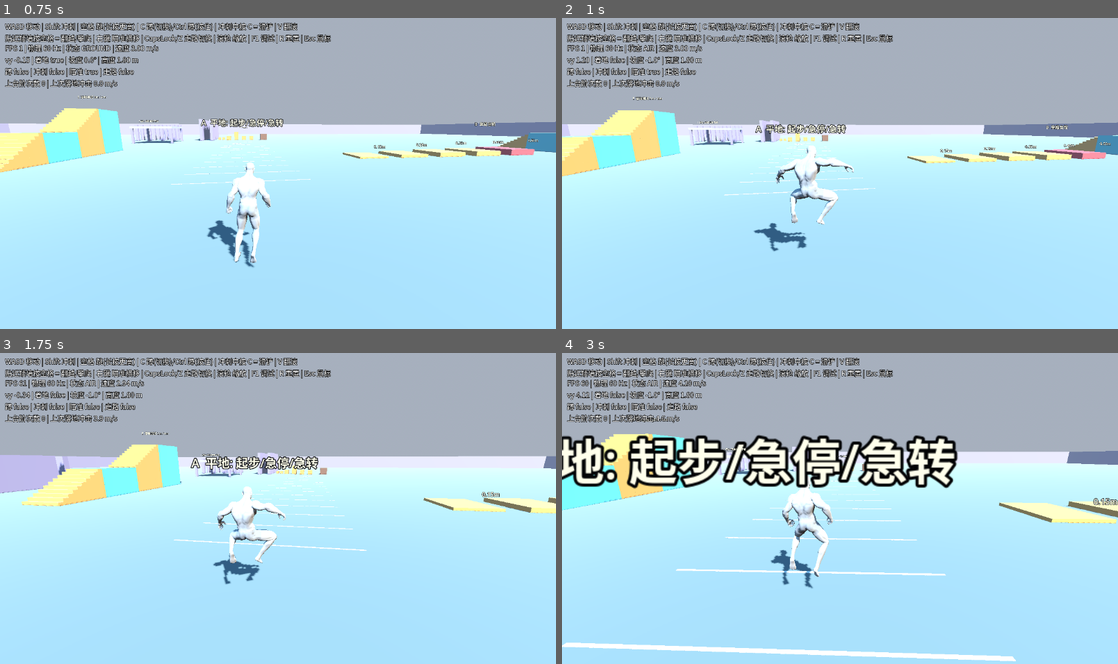
Above: before the commit, frames 1-4 (two rows, left to right).
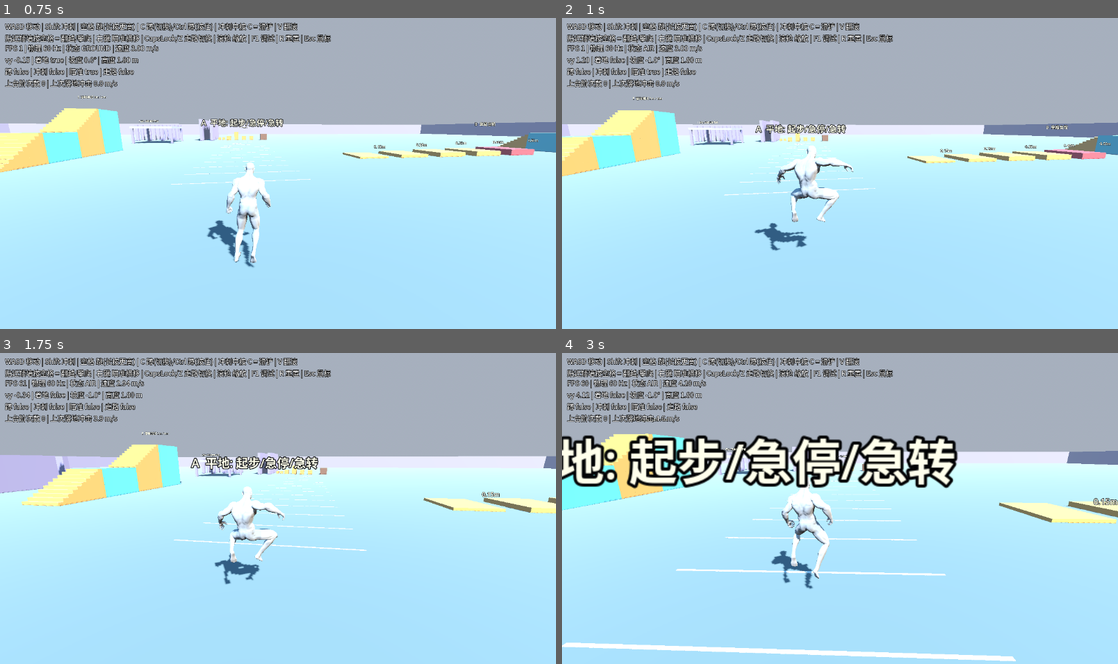
Above: after the commit, the same moments.

Repository: jamesbot2/godot-third-person-demo
Game: Godot game, scene res://scenes/main.tscn
The game is run twice, just before and just after one commit, with the same random seed, the same clock (stepped at 60 frames per second) and the same inputs.
Inputs (mouse positions are in pixels of both pictures, inside the frame that each line leads up to):
- Up to frame 1 (0.75 s): move the mouse to (305, 170) at 0.52 s; hold W (move_forward) from 0.53 s (still down); hold Right mouse button (aim) from 0.53 s (still down); click (305, 170) at 0.67 s
- Up to frame 2 (1 s): keep holding W (move_forward); keep holding Right mouse button (aim); tap Space (jump) at 0.77 s; tap V (roll) at 0.8 s
- Up to frame 3 (1.75 s): keep holding W (move_forward); tap Space (jump) at 1.07, 1.52 s; move the mouse to (250, 508) at 1.27 s; release Right mouse button (aim) at 1.28 s; tap V (roll) at 1.35 s; tap Shift (sprint) at 1.55 s
- Up to frame 4 (3 s): keep holding W (move_forward); tap Space (jump) at 1.82, 2.3, 2.85 s; move the mouse to (851, 502) at 2.02 s; hold Shift (sprint) 2.03-2.78 s; move the mouse to (834, 511) at 2.77 s; click (834, 511) at 2.92 s

Frame 1 is identical in both runs. In frame 2, 0.4% of the frame differs, in the area x 34-53%, y 41-75%; in frame 3, 0.3%; in frame 4, 0.4%, in the area x 37-49%, y 39-76%.

Commit message:
Core vault/mantle: remove single-frame pops
- post pass: correct only soles actually inside the block (cheaper of lift
  over the top / hold body back from the face) instead of the 25 cm
  anticipation ramp that lifted the whole body ~top-minus-sole at mantle entry
- post corrections fed through an exact critically damped spring (om 20),
  then residual penetration projected out into the spring state
- plan: start-floor term planned + envelope-smoothed
- state-machine crossfades use an ease-in/out curve; vault/mantle xfade 0.15 s
- new check anim_traverse_pops (97 checks): max 2nd difference of body points
  from jump press to 0.25 s after landing, velocity jump < 12 m/s
  60 Hz: vault 0.244->0.100 m, mantle 0.399->0.107 m

Diff:
--- a/scripts/player/character_animator.gd
+++ b/scripts/player/character_animator.gd
@@ -439,12 +439,22 @@
 		vt.connect_node("output", 0, _blend2(vt, "tuck_mix", vc, vtuck, Vector2(300, 100)))
 	sm.add_node("vault", vt, Vector2(900, 400))
 	var xfade := {"ground": 0.18, "jump": 0.08, "air": 0.2, "slide": 0.12, "slide_exit": 0.1,
-		"roll": 0.10, "mantle": 0.1, "vault": 0.1}
+		"roll": 0.10, "mantle": 0.15, "vault": 0.15}
+	# ease-in/out crossfade weight: a linear xfade ends with a velocity step
+	# (a bone moving between two differently-moving poses snaps to the new
+	# pose's velocity in one frame -- ~0.2 m/frame foot "pop" at vault/mantle
+	# entry). Zero-slope ends remove that kink.
+	var ease := Curve.new()
+	ease.add_point(Vector2(0, 0), 0.0, 0.0)
+	ease.add_point(Vector2(1, 1), 0.0, 0.0)
+	var use_ease := OS.get_environment("XFADE_LINEAR") != "1"
 	for a in xfade:
 		for b in xfade:
 			if a != b:
 				var t := AnimationNodeStateMachineTransition.new()
 				t.xfade_time = xfade[b]
+				if use_ease:
+					t.xfade_curve = ease
 				t.switch_mode = AnimationNodeStateMachineTransition.SWITCH_MODE_IMMEDIATE
 				sm.add_transition(a, b, t)
 	return sm
@@ -875,6 +885,7 @@
 var _core_w := [0.0, 0.0]          # effective (reach-gated, rate-limited) plant blend
 const CORE_PLAN_N := 96
 var _core_lift := PackedFloat32Array()   # planned extra root lift over u
+var _post_s := Vector4.ZERO   # post-pass reach residual spring (dy, dy', df, df')
 
 
 ## Capsule position along the traverse at progress u (mirror of
@@ -920,13 +931,16 @@
 ## the face), and the result is smoothed so nothing pops. The post pass then
 ## only fixes small residuals against the pose actually drawn.
 func _plan_core_lift(mantle: bool, cap_now: Vector3) -> void:
+	_post_s = Vector4.ZERO
 	var off := global_position - cap_now
 	var off_f := off.dot(_tr_fwd)
 	var N := CORE_PLAN_N
 	var base := PackedFloat32Array()
 	var feet := PackedFloat32Array()
+	var floor_need := PackedFloat32Array()
 	base.resize(N + 1)
 	feet.resize(N + 1)
+	floor_need.resize(N + 1)
 	var plant_y := _tr_top + PALM_H
 	var plant_f := _tr_edge_f + _core_inset_for(mantle)
 	for k in N + 1:
@@ -951,12 +965,17 @@
 			o = lerpf(o, clampf(o, lo, maxf(lo, hi)), w)
 		base[k] = o
 		var fneed := -INF
+		var flo := -INF
 		for b in ClipSampler.SOLE:
 			var p := _core_sole(mantle, b, u)
 			var f := root_f - p.z
 			if f > _tr_edge_f + 0.005 and f < _tr_back_f + 0.06:
 				fneed = maxf(fneed, _tr_top + 0.02 - (by + p.y - float(ClipSampler.SOLE[b])))
+			# never under the start floor (the post pass clamp, planned here
+			# so the hand-over between it and the top-of-obstacle lift is smooth)
+			flo = maxf(flo, _tr_start_y - (by + p.y - float(ClipSampler.SOLE[b])))
 		feet[k] = fneed
+		floor_need[k] = flo
 	# smooth the base path (moving average, +-0.06 u)
 	var R := int(0.1 * N)
 	var sm := PackedFloat32Array()
@@ -981,7 +1000,25 @@
 			var d := float(j - k)
 			var ramp := smoothstep(win, 0.0, d) if d >= 0.0 else smoothstep(win * 0.5, 0.0, -d)
 			m = maxf(m, need * ramp)
-		_core_lift[k] = sm[k] + m
+		_core_lift[k] = maxf(sm[k] + m, floor_need[k])
+	# envelope smoothing: running max then running mean over the same window,
+	# so the result stays >= every constraint but has no kinks where the
+	# active constraint switches (that switch was a single-frame pop)
+	var W := 5
+	var dil := PackedFloat32Array()
+	dil.resize(N + 1)
+	for k in N + 1:
+		var mx := -INF
+		for j in range(maxi(0, k - W), mini(N, k + W) + 1):
+			mx = maxf(mx, _core_lift[j])
+		dil[k] = mx
+	for k in N + 1:
+		var acc := 0.0
+		var cnt := 0.0
+		for j in range(maxi(0, k - W), mini(N, k + W) + 1):
+			acc += dil[j]
+			cnt += 1.0
+		_core_lift[k] = acc / cnt
 	if OS.get_environment("TRACE_TRAVERSE") != "":
 		var sn := ""
 		for k in range(0, N + 1, 4):
@@ -1126,18 +1163,71 @@
 		lo = maxf(lo, (plant.y - vr - sh.y) * w)   # shoulder not too far below
 		hi = minf(hi, (plant.y + vr - sh.y) * w)   # ... nor too far above
 	dy = lo if lo > 0.0 else hi
-	# 2) soles: lifted over the top as they approach the front face (the lift
-	# ramps in over the last 25 cm of horizontal approach so it stays
-	# continuous: no pops), never under the start floor
+	# 2) soles: a sole inside the block is lifted over its top or the body
+	# is held back from the face, whichever is cheaper; never under the start
+	# floor. (Round 4: the old 25 cm anticipation ramp lifted the whole body
+	# by up to top-minus-sole (~1.3 m) within a few frames at mantle entry.)
 	var lift := 0.0
+	var push := 0.0
 	for b in ClipSampler.SOLE:
 		var p: Vector3 = P.call(b) - Vector3(0, ClipSampler.SOLE[b], 0)
 		p += Vector3.UP * dy + _tr_fwd * df
 		var f := p.dot(_tr_fwd)
 		if f < _tr_back_f + 0.02 and p.y < _tr_top + 0.005:
-			var gap := (_tr_edge_f - 0.01) - f
-			lift = maxf(lift, (_tr_top + 0.005 - p.y) * (1.0 - smoothstep(0.0, 0.25, gap)))
+			# only a sole actually inside the block is corrected, by the
+			# cheaper of lifting it over the top or holding the body back
+			# from the face (soft choice so the switch cannot pop)
+			var pen := (f - (_tr_edge_f - 0.01))
+			if pen > 0.0:
+				var need_up := _tr_top + 0.005 - p.y
+				var w := smoothstep(-0.05, 0.05, need_up - pen)
+				lift = maxf(lift, need_up * (1.0 - w))
+				push = maxf(push, pen * w)
 		lift = maxf(lift, _tr_start_y - 0.005 - p.y)
+	df -= push
+	# the post corrections are per-frame residuals of the plan; feed them
+	# through a critically damped spring so a constraint switching on/off
+	# (or the plan/pose mismatch changing slope) cannot pop the body
+	dy += lift
+	var sdt := 1.0 / float(Engine.physics_ticks_per_second)
+	var om := float(OS.get_environment("POST_OM")) if OS.get_environment("POST_OM") != "" else 20.0
+	# exact critically damped step (frame-rate independent, stable at 30 Hz)
+	var ex := exp(-om * sdt)
+	var ey := _post_s.x - dy
+	var jy := (_post_s.y + om * ey) * sdt
+	_post_s.x = dy + (ey + jy) * ex
+	_post_s.y = (_post_s.y - om * jy) * ex
+	var ef := _post_s.z - df
+	var jf := (_post_s.w + om * ef) * sdt
+	_post_s.z = df + (ef + jf) * ex
+	_post_s.w = (_post_s.w - om * jf) * ex
+	# hard guarantee after the smoothing: whatever penetration the lag left
+	# is projected out (and folded into the spring state so it stays smooth
+	# from the next frame on). Usually a few mm.
+	lift = 0.0
+	push = 0.0
+	for b in ClipSampler.SOLE:
+		var p: Vector3 = P.call(b) - Vector3(0, ClipSampler.SOLE[b], 0)
+		p += Vector3.UP * _post_s.x + _tr_fwd * _post_s.z
+		var f := p.dot(_tr_fwd)
+		if f < _tr_back_f + 0.02 and p.y < _tr_top + 0.005:
+			var pen := (f - (_tr_edge_f - 0.01))
+			if pen > 0.0:
+				var need_up := _tr_top + 0.005 - p.y
+				var w := smoothstep(-0.05, 0.05, need_up - pen)
+				lift = maxf(lift, need_up * (1.0 - w))
+				push = maxf(push, pen * w)
+		lift = maxf(lift, _tr_start_y - 0.005 - p.y)
+	_post_s.x += lift
+	_post_s.z -= push
+	dy = _post_s.x
+	df = _post_s.z
+	lift = 0.0
+	if OS.get_environment("TRACE_TRAVERSE") != "":
+		var lows := INF
+		for b in ClipSampler.SOLE:
+			lows = minf(lows, (P.call(b) - Vector3(0, ClipSampler.SOLE[b], 0)).y)
+		print("POST u=%.3f base=%.3f reach_dy=%.3f lift=%.3f df=%.3f low_sole=%.3f start_y=%.3f anim_y=%.3f char_y=%.3f vis=%.3f top=%.3f" % [_core_u, _tr_off, dy, lift, df, lows, _tr_start_y, global_position.y, character.position.y, _vis_y, _tr_top])
 	dy += lift
 	_tr_off += dy
 	_tr_fwd_off += df
--- a/tests/run_tests.gd
+++ b/tests/run_tests.gd
@@ -36,6 +36,46 @@
 func tick(n := 1) -> void:
 	for i in n:
 		await physics_frame
+		if _pop_on:
+			_pop_sample()
+
+
+## Round 4 "pop" probe: per rendered frame, world positions of the main body
+## points; the largest second difference |x[n+1]-2x[n]+x[n-1]| is a sudden
+## position/velocity step. A true teleport of D metres gives ~D at any rate;
+## smooth motion gives ~a/hz^2. Reported as the velocity jump (2nd diff * hz).
+const POP_BONES := ["pelvis", "Head", "hand_l", "hand_r", "foot_l", "foot_r", "calf_l", "calf_r"]
+var _pop_on := false
+var _pop_hist: Array = []
+var _pop_max := 0.0
+var _pop_bone := ""
+
+
+func _pop_begin() -> void:
+	_pop_on = true
+	_pop_hist = []
+	_pop_max = 0.0
+	_pop_bone = ""
+
+
+func _pop_sample() -> void:
+	var cur := {}
+	for b in POP_BONES:
+		cur[b] = _bone_world(b)
+	_pop_hist.append(cur)
+	if _pop_hist.size() > 3:
+		_pop_hist.pop_front()
+	if _pop_hist.size() == 3:
+		for b in POP_BONES:
+			var d2: Vector3 = _pop_hist[2][b] - 2.0 * _pop_hist[1][b] + _pop_hist[0][b]
+			if d2.length() > _pop_max:
+				_pop_max = d2.length()
+				_pop_bone = b
+
+
+func _pop_end() -> Dictionary:
+	_pop_on = false
+	return {"d2": _pop_max, "vjump": _pop_max * hz, "bone": _pop_bone}
 
 
 func secs(t: float) -> int:
@@ -93,7 +133,7 @@
 	print("METRIC|%s|%.4f" % [name, v])
 
 
-const EXPECTED_TOTAL := 96
+const EXPECTED_TOTAL := 97
 
 
 func want(name: String) -> bool:
@@ -944,6 +984,13 @@
 			if p.z < z_face and p.z > z_back and p.y < top_y:
 				pen = maxf(pen, minf(top_y - p.y, minf(z_face - p.z, p.z - z_back)))
 		if OS.has_environment("TRACE_TRAVERSE"):
+			var pl := "POP %.3f" % _anim.get_traverse_progress()
+			var cg: Vector3 = pc.global_position; var mg: Vector3 = _anim.global_position
+			pl += " cap %.4f %.4f %.4f model %.4f %.4f %.4f" % [cg.x, cg.y, cg.z, mg.x, mg.y, mg.z]
+			for b in ["pelvis", "Head", "hand_l", "hand_r", "foot_l", "foot_r", "calf_l", "calf_r", "spine_03"]:
+				var bw := _bone_world(b)
+				pl += " %s %.4f %.4f %.4f" % [b, bw.x, bw.y, bw.z]
+			print(pl)
 			var hl := _bone_world("hand_l"); var hr := _bone_world("hand_r")
 			var fl := _bone_world("foot_l"); var fr := _bone_world("foot_r")
 			var bl := _bone_world("ball_l"); var br := _bone_world("ball_r")
@@ -1330,10 +1377,13 @@
 	await place(Vector3(L.VAULT_X, 0.02, L.VAULT_Z + 3.0))
 	press("move_forward")
 	await walk_until_z(L.VAULT_Z + 1.0, 2.0)
+	_pop_begin()
 	press("jump")
 	var saw_vault := await _wait_anim("vault", 1.0)
 	# contact: hands come down onto the wall top, feet never inside the wall
 	var v := await _traverse_contact(L.VAULT_H, L.VAULT_Z, L.VAULT_Z - L.VAULT_T)
+	await tick(secs(0.25))
+	var vpop := _pop_end()
 	release_all()
 	await tick(secs(1.0))
 	# round 3: tightened from hand<0.12 / pen<0.04 (joint) to palm-level contact
@@ -1342,11 +1392,20 @@
 	await place(Vector3(L.MANTLE_X, 0.02, L.MANTLE_Z + 1.0))
 	press("move_forward")
 	await tick(secs(0.4))
+	_pop_begin()
 	press("jump")
 	var saw_mantle := await _wait_anim("mantle", 1.0)
 	var m := await _traverse_contact(L.MANTLE_H, L.MANTLE_Z, L.MANTLE_Z - 3.0)
+	await tick(secs(0.25))
+	var mpop := _pop_end()
 	release_all()
 	await tick(secs(0.8))
 	check("anim_mantle_contact", m["hand"] < 0.04 and m["hand_frames"] >= secs(0.3) and m["planted_err"] < 0.01 and m["hpen"] < 0.02 and m["pen"] < 0.025,
 		"closest hand-to-ledge=%.3f m  frames within 8 cm=%d (%.2f s)  planted wrist err=%.3f m  hand penetration=%.3f m  max sole penetration=%.3f m" % [m["hand"], m["hand_frames"], m["hand_frames"] / float(Engine.physics_ticks_per_second), m["planted_err"], m["hpen"], m["pen"]])
+	# round 4: no single-frame pops from jump press to 0.25 s after landing
+	# (pre-fix: ~1.3 m mantle-entry teleport; 0.25-0.4 m/frame at 60 Hz)
+	metric("anim_vault_pop_m", vpop["d2"])
+	metric("anim_mantle_pop_m", mpop["d2"])
+	check("anim_traverse_pops", vpop["vjump"] < 12.0 and mpop["vjump"] < 12.0,
+		"largest per-frame 2nd difference of body points: vault %.3f m (%s, %.1f m/s velocity jump)  mantle %.3f m (%s, %.1f m/s)" % [vpop["d2"], vpop["bone"], vpop["vjump"], mpop["d2"], mpop["bone"], mpop["vjump"]])
 	check("anim_traverse_states", saw_vault and saw_mantle and _anim.anim_state == "ground", "vault=%s mantle=%s end=%s" % [saw_vault, saw_mantle, _anim.anim_state])
Not shown, added: scripts/player/roll_authoring.gd.uid
